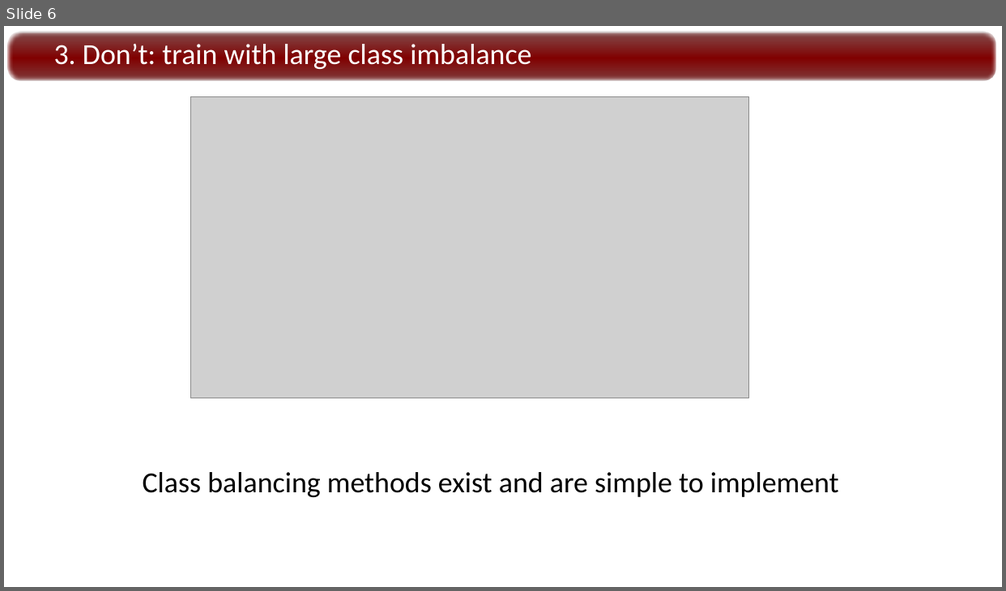
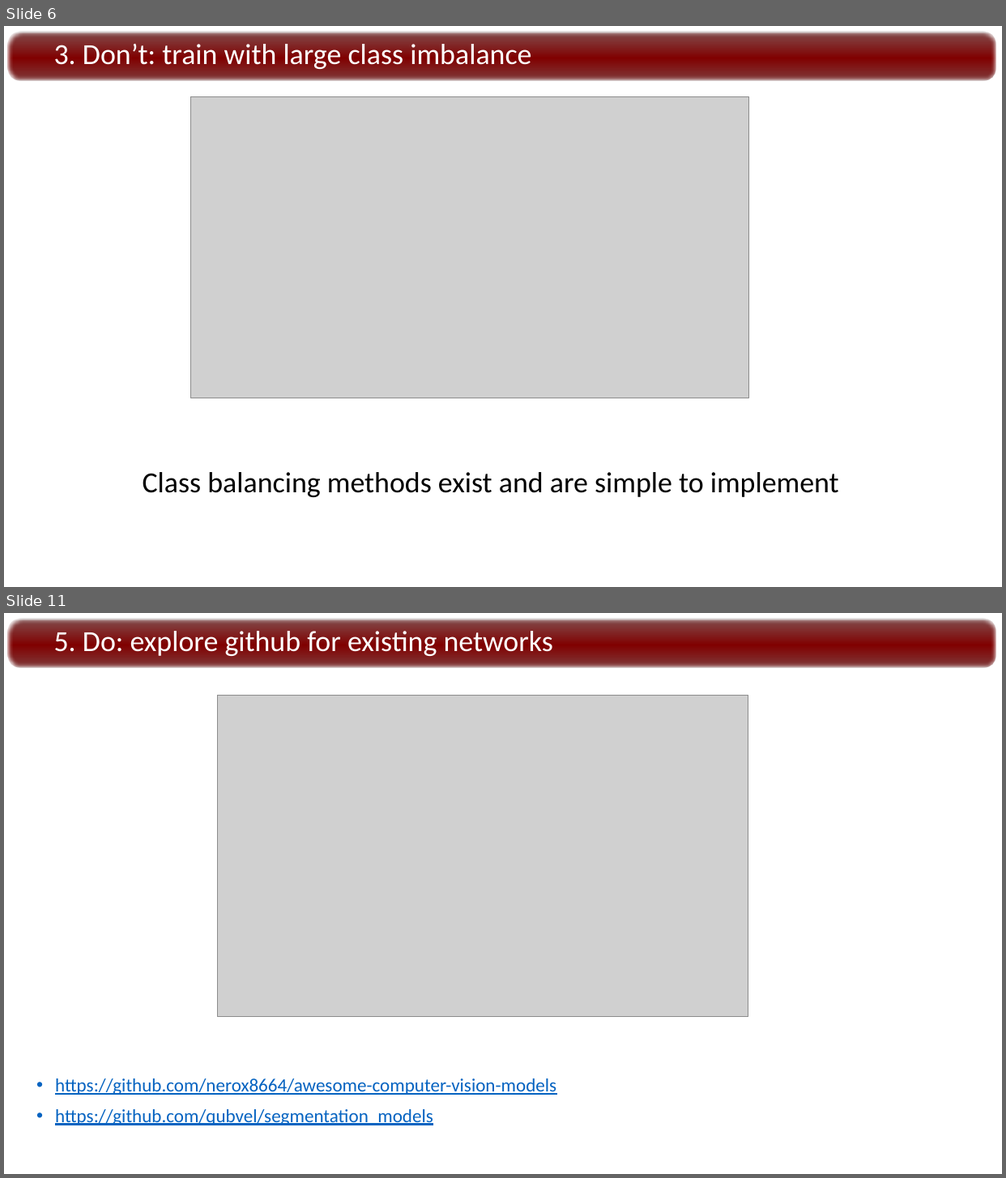
Before and after one commit to bradshawuw/snmmi_hands_on_training_for_ai, a slide deck: PRESENTATIONS/3-dos_and_donts_snmmi_workshop_2020.pptx. Shown one above the other, each under a label of ours: slide 6 before the commit, slides 6 and 11 after it; the slides between them are not shown. The pictures are 1006x591 and 1006x1178 pixels, drawn with LibreOffice and Linux fonts; fonts in the diff are those of the drawing; grey boxes stand for pictures. Boxes give left, top, right and bottom in pixels: in the first picture for what was removed or moved away, otherwise in the second. Text is boxed around its words. In the diff, an @@ line names an element or a change of style, - is before the commit and + after.

```diff
--- a/PRESENTATIONS/3-dos_and_donts_snmmi_workshop_2020.pptx
+++ b/PRESENTATIONS/3-dos_and_donts_snmmi_workshop_2020.pptx
@@ slide 11 added at [4, 613, 1002, 1174], background #FFFFFF; not listed: 1 template element that a slide beside it also shows @@
@@ text added at [54, 631, 553, 656], 28 pt, text #FFFFFF @@
+5. Do: explore github for existing networks
@@ picture added at [218, 696, 748, 1017] @@
@@ text added at [55, 1079, 556, 1126], 18 pt, text #0563C1, underline @@
+• https://github.com/nerox8664/awesome-computer-vision-models
+• https://github.com/qubvel/segmentation_models
```
Also in this commit, not shown: 1 slide changed, 4 other files.
